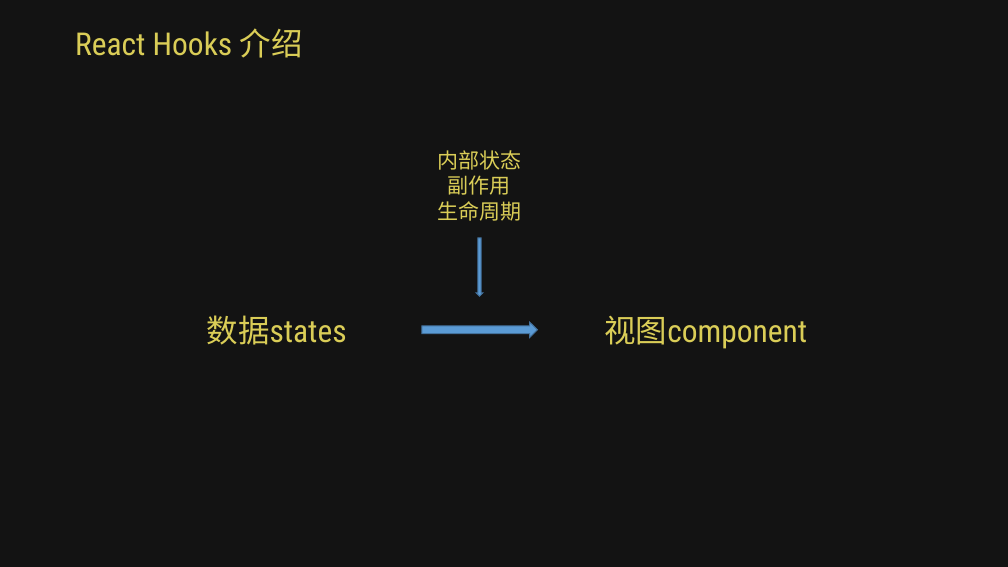
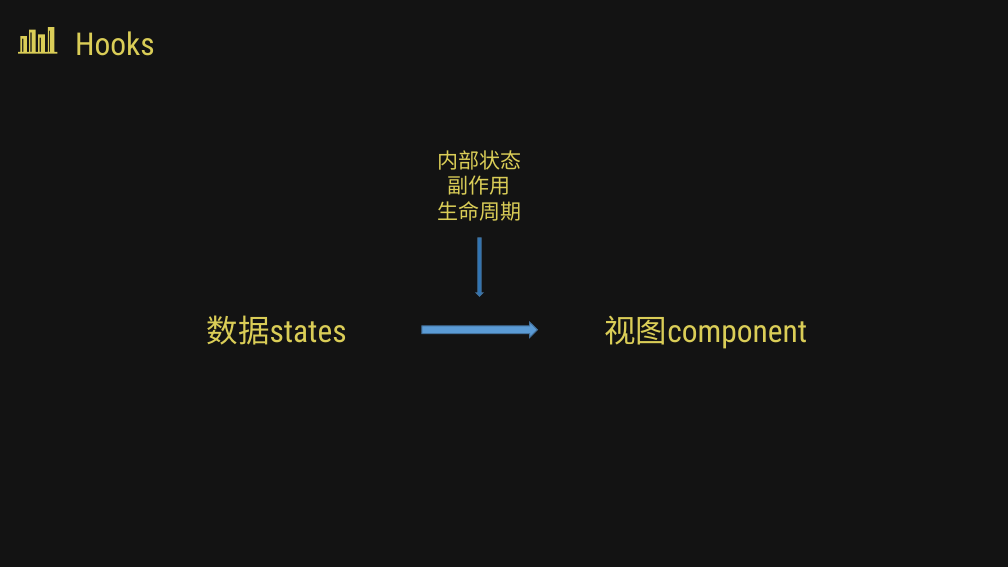
Before and after one commit to Zwe1/use-react-hooks, a slide deck: slide 9 of src/assets/React hooks.pptx (slide 5 before the commit). Drawn at 1008x567 pixels with LibreOffice and Linux fonts; fonts in the diff are those of the drawing; background and template pictures are left out; a plain dark background stands for a picture behind light text. Boxes give left, top, right and bottom in pixels: in the first picture for what was removed or moved away, otherwise in the second. Text is boxed around its words. In the diff, an @@ line names an element or a change of style, - is before the commit and + after.

```diff
--- a/src/assets/React hooks.pptx
+++ b/src/assets/React hooks.pptx
@@ freeform shape added at (18, 27, 57, 54), fill #DACD57 @@
@@ text at (75, 31, 155, 56): text changed @@
-React Hooks 介绍
+Hooks
@@ down arrow at (476, 238, 483, 296): fill #5B9BD5 to #2E75B6 @@
```
Also in this commit, not shown: 7 other slides changed, 3 slides added, 1 slide removed, 6 other files.
